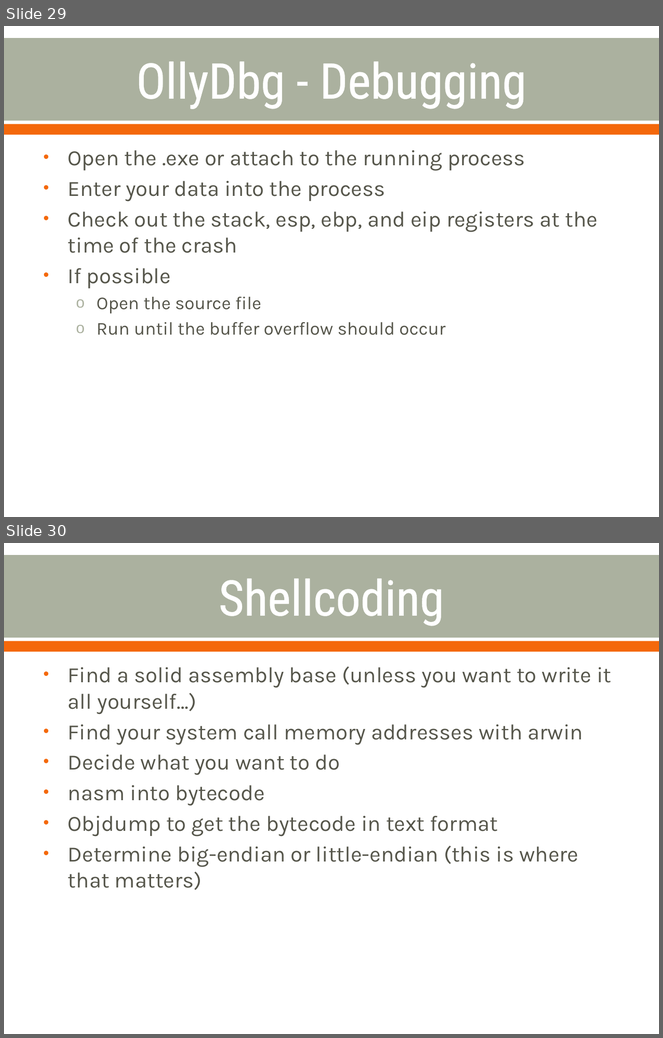
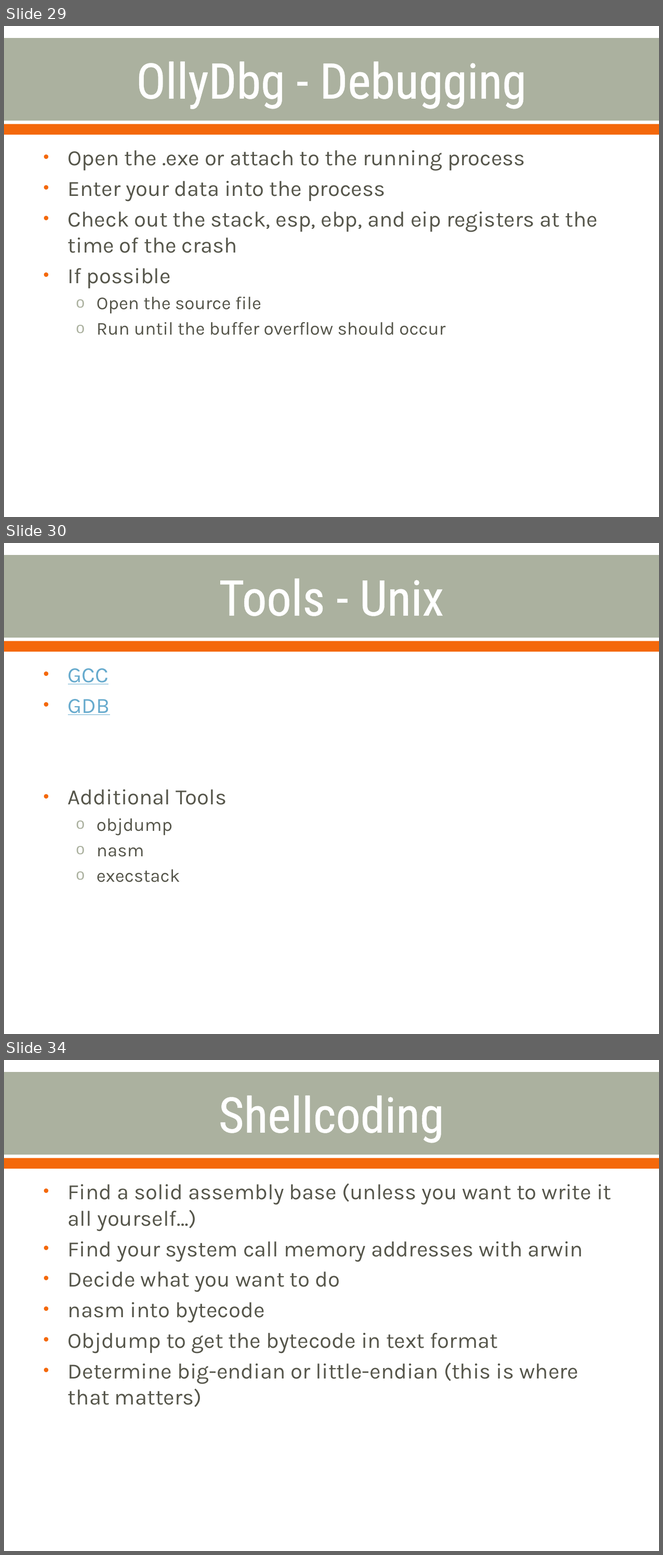
Before and after one commit to cornwe19/cse825, a slide deck: Buffer Overflow Attacks.pptx. Shown one above the other, each under a label of ours: slides 29 and 30 before the commit, slides 29, 30 and 34 after it; the slides between them are not shown. The pictures are 663x1038 and 663x1555 pixels, drawn with LibreOffice and Linux fonts; fonts in the diff are those of the drawing. Boxes give left, top, right and bottom in pixels: in the first picture for what was removed or moved away, otherwise in the second. Text is boxed around its words. In the diff, an @@ line names an element or a change of style, - is before the commit and + after.

```diff
--- a/Buffer Overflow Attacks.pptx
+++ b/Buffer Overflow Attacks.pptx
@@ slide 30 added at [4,543,659,1034], background #FFFFFF; not listed: 2 template elements that a slide beside it also shows @@
@@ title added at [219,578,444,616], 54 pt, text #FFFFFF @@
+Tools - Unix
@@ text added at [68,668,227,883], 24 pt, text #55554A @@
+• GCC
+• GDB
+• Additional Tools
+  o objdump
+  o nasm
+  o execstack
@@ what was slide 30 is now slide 34 @@
```
Also in this commit, not shown: 3 other slides added.
